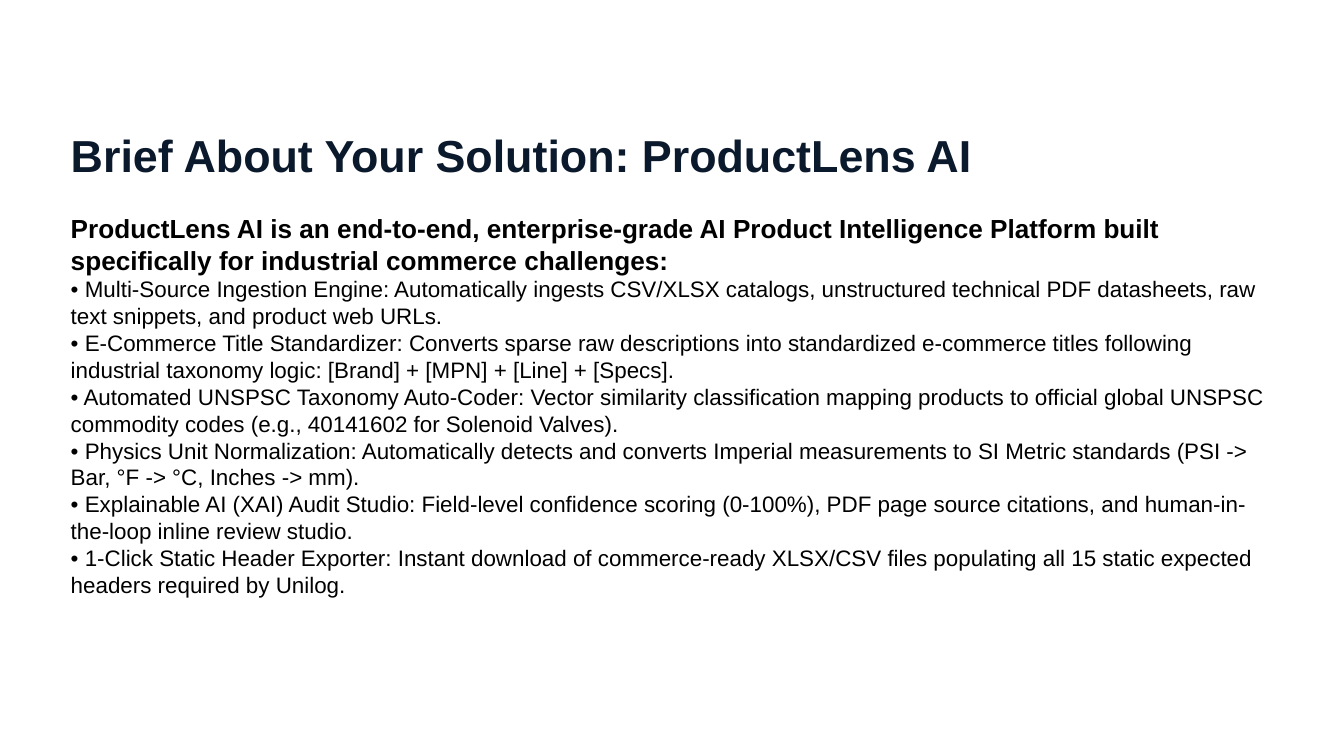
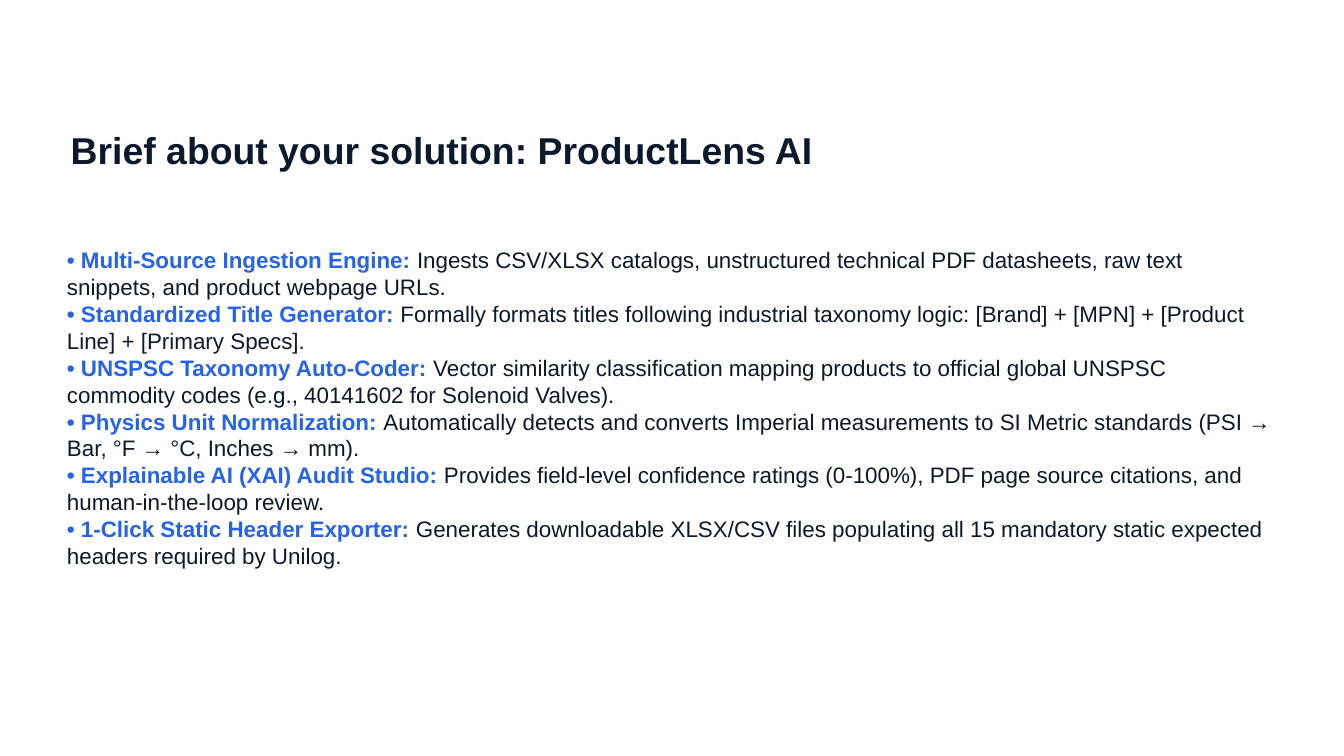
Before and after one commit to aksharsakhi/ProductLens-AI, a slide deck: slide 3 of [EXT] UniHack-Protoype Template .pptx. Drawn at 1344x756 pixels with LibreOffice and Linux fonts; fonts in the diff are those of the drawing; background and template pictures are left out. Boxes give left, top, right and bottom in pixels: in the first picture for what was removed or moved away, otherwise in the second. Text is boxed around its words. In the diff, an @@ line names an element or a change of style, - is before the commit and + after.

Commit message:
fix: slide text overlapping and layout formatting

```diff
--- a/[EXT] UniHack-Protoype Template .pptx
+++ b/[EXT] UniHack-Protoype Template .pptx
@@ text at (71,137,812,172): text changed; size 12 to 20 pt; text colour #000000 to #0B192C; bold on @@
-Brief About Your Solution: ProductLens AI
-ProductLens AI is an end-to-end, enterprise-grade AI Product Intelligence Platform built specifically for industrial commerce challenges:
-• Multi-Source Ingestion Engine: Automatically ingests CSV/XLSX catalogs, unstructured technical PDF datasheets, raw text snippets, and product web URLs.
-• E-Commerce Title Standardizer: Converts sparse raw descriptions into standardized e-commerce titles following industrial taxonomy logic: [Brand] + [MPN] + [Line] + [Specs].
-• Automated UNSPSC Taxonomy Auto-Coder: Vector similarity classification mapping products to official global UNSPSC commodity codes (e.g., 40141602 for Solenoid Valves).
-• Physics Unit Normalization: Automatically detects and converts Imperial measurements to SI Metric standards (PSI -> Bar, °F -> °C, Inches -> mm).
-• Explainable AI (XAI) Audit Studio: Field-level confidence scoring (0-100%), PDF page source citations, and human-in-the-loop inline review studio.
-• 1-Click Static Header Exporter: Instant download of commerce-ready XLSX/CSV files populating all 15 static expected headers required by Unilog.
+Brief about your solution: ProductLens AI
@@ text added at (67,251,1262,569), 12 pt, text #0B192C @@
+• Multi-Source Ingestion Engine: Ingests CSV/XLSX catalogs, unstructured technical PDF datasheets, raw text snippets, and product webpage URLs.
+• Standardized Title Generator: Formally formats titles following industrial taxonomy logic: [Brand] + [MPN] + [Product Line] + [Primary Specs].
+• UNSPSC Taxonomy Auto-Coder: Vector similarity classification mapping products to official global UNSPSC commodity codes (e.g., 40141602 for Solenoid Valves).
+• Physics Unit Normalization: Automatically detects and converts Imperial measurements to SI Metric standards (PSI → Bar, °F → °C, Inches → mm).
+• Explainable AI (XAI) Audit Studio: Provides field-level confidence ratings (0-100%), PDF page source citations, and human-in-the-loop review.
+• 1-Click Static Header Exporter: Generates downloadable XLSX/CSV files populating all 15 mandatory static expected headers required by Unilog.
```
Also in this commit, not shown: 13 other slides changed, 1 slide added, 1 slide removed, 2 other files.
